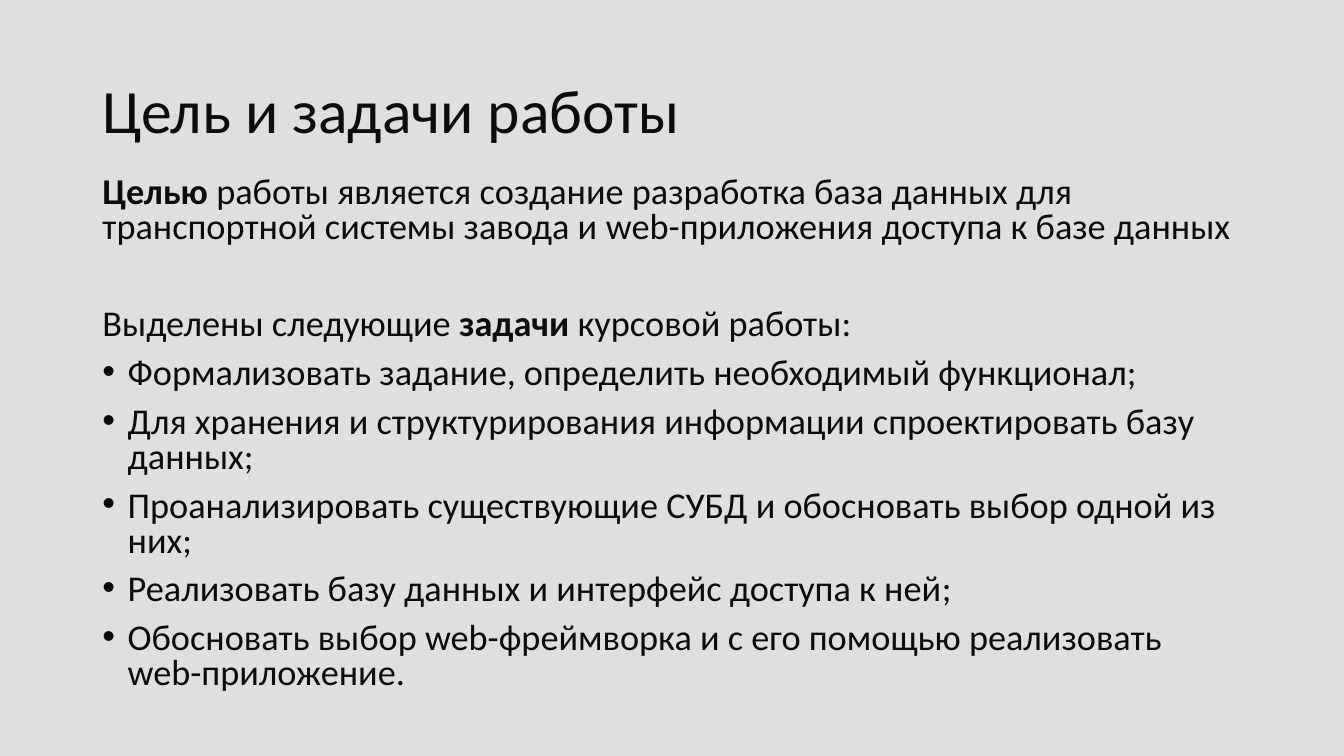
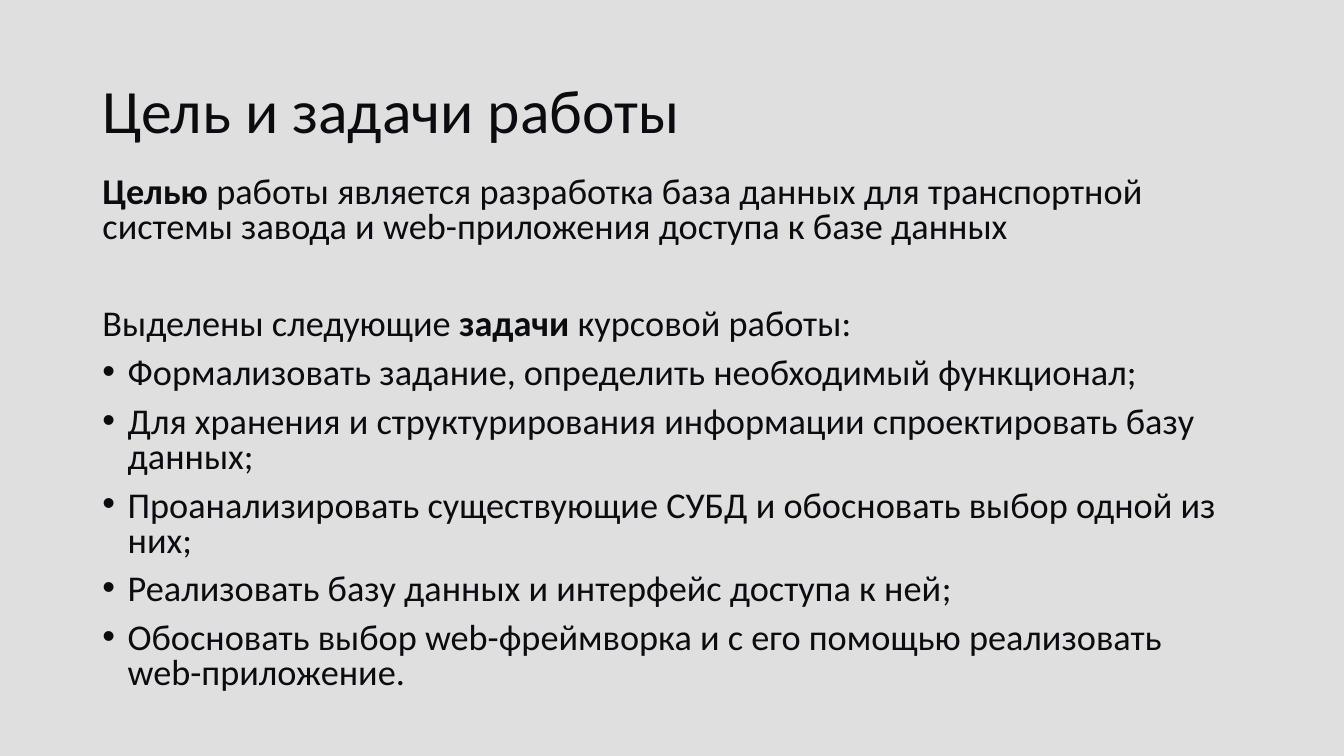
Before and after one commit to fairay/CourseDataBase, a slide deck: slide 2 of docs/presentation.pptx. Drawn at 1344x756 pixels with LibreOffice and Linux fonts; fonts in the diff are those of the drawing. Boxes give left, top, right and bottom in pixels: in the first picture for what was removed or moved away, otherwise in the second. Text is boxed around its words. In the diff, an @@ line names an element or a change of style, - is before the commit and + after.

```diff
--- a/docs/presentation.pptx
+++ b/docs/presentation.pptx
@@ text at bbox=[102, 179, 1142, 245]: text changed @@
-Целью работы является создание разработка база данных для транспортной системы завода и web-приложения доступа к базе данных
+Целью работы является разработка база данных для транспортной системы завода и web-приложения доступа к базе данных
```
Also in this commit, not shown: 1 other slide changed, 17 other files.
